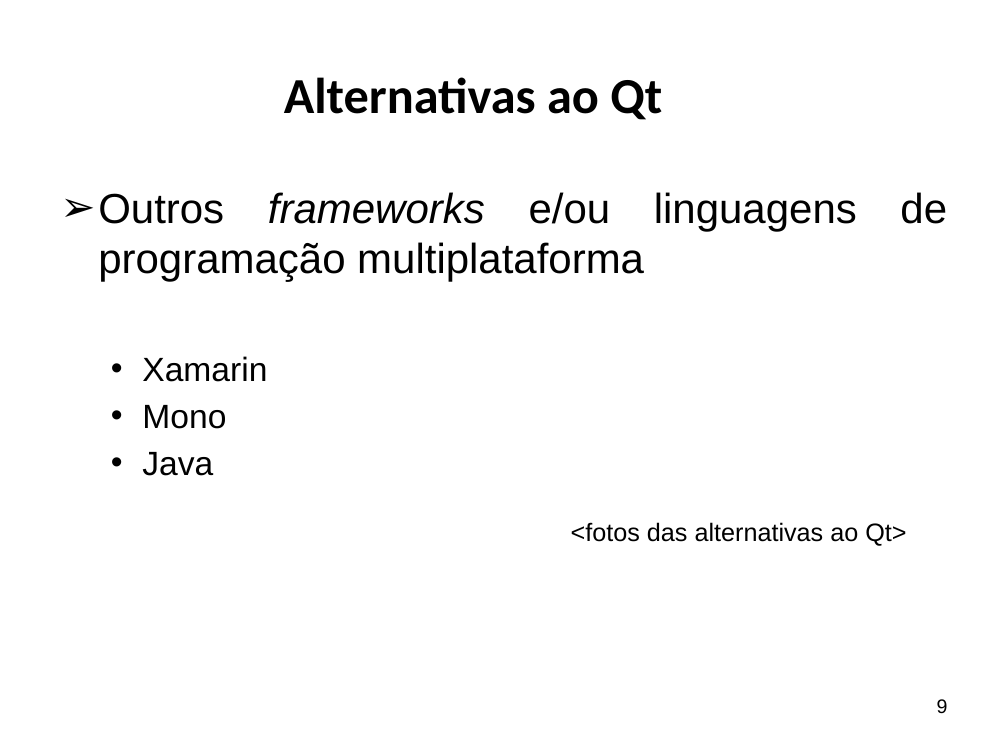
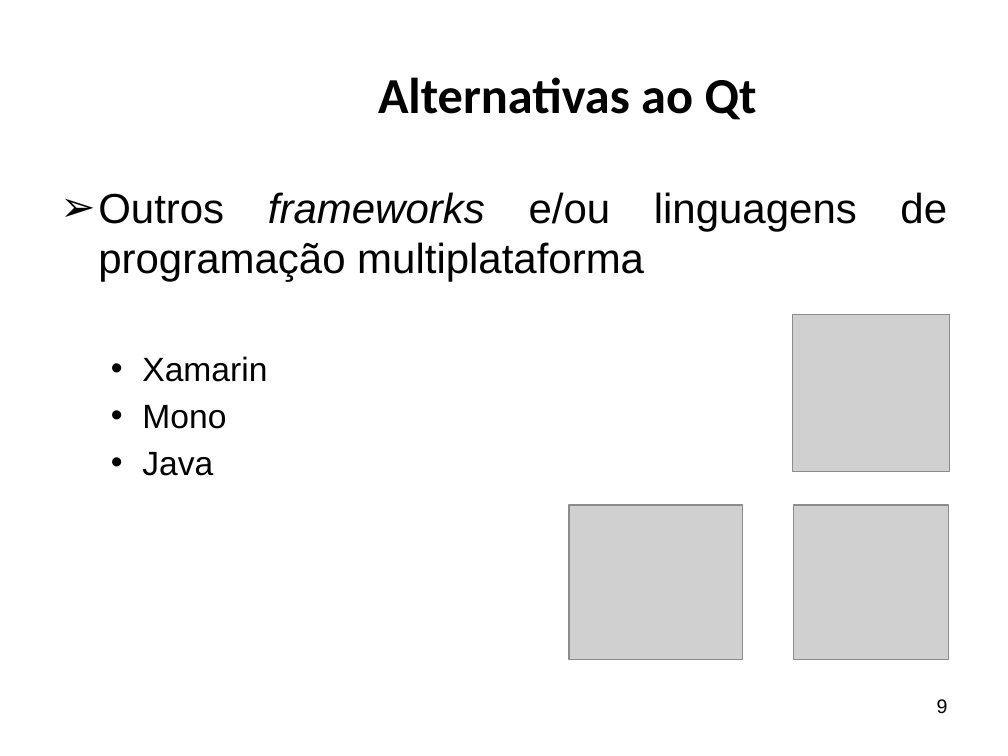
Before and after one commit to ricardopetrere/TCC_FTT, a slide deck: slide 9 of documentos/Apresentação Banca.pptx. Drawn at 1008x756 pixels with LibreOffice and Linux fonts; fonts in the diff are those of the drawing; grey boxes stand for pictures; background and template pictures are left out. Boxes give left, top, right and bottom in pixels: in the first picture for what was removed or moved away, otherwise in the second. Text is boxed around its words. In the diff, an @@ line names an element or a change of style, - is before the commit and + after.

```diff
--- a/documentos/Apresentação Banca.pptx
+++ b/documentos/Apresentação Banca.pptx
@@ title "Alternativas ao Qt" at bbox=[378, 77, 757, 120]: alignment left to centre @@
@@ picture added at bbox=[792, 314, 950, 472] @@
@@ picture added at bbox=[570, 505, 743, 660] @@
@@ picture added at bbox=[793, 505, 949, 660] @@
@@ text removed at bbox=[571, 522, 906, 546] @@
-<fotos das alternativas ao Qt>
```
Also in this commit, not shown: 22 other slides changed, 9 slides added, 1 slide removed.
